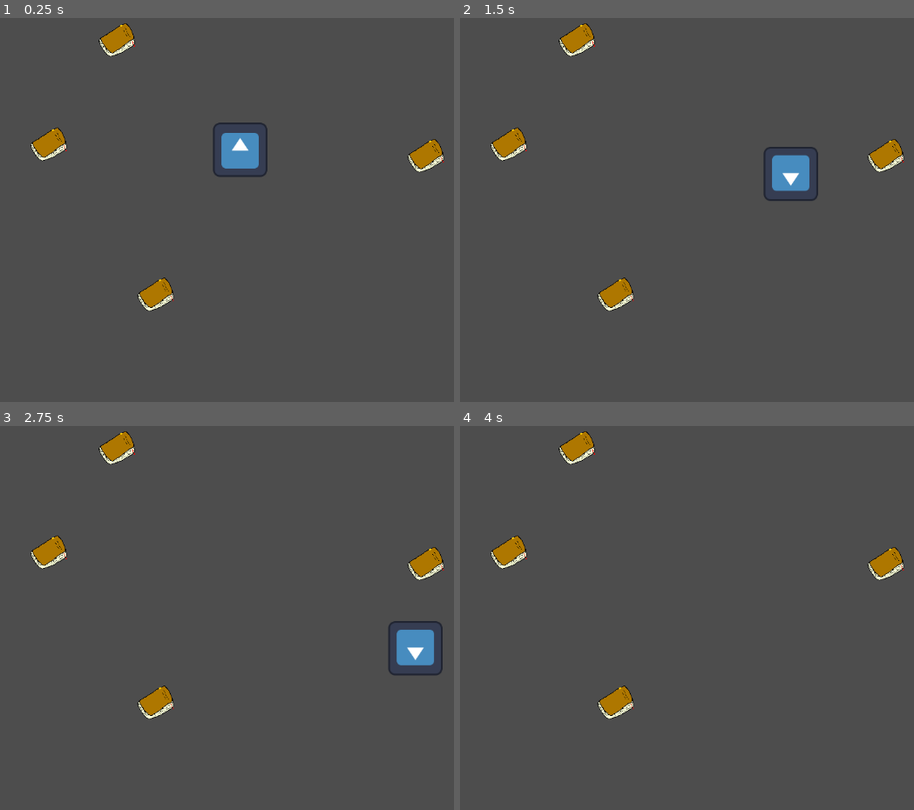
Above: before the commit, frames 1-4 (two rows, left to right).
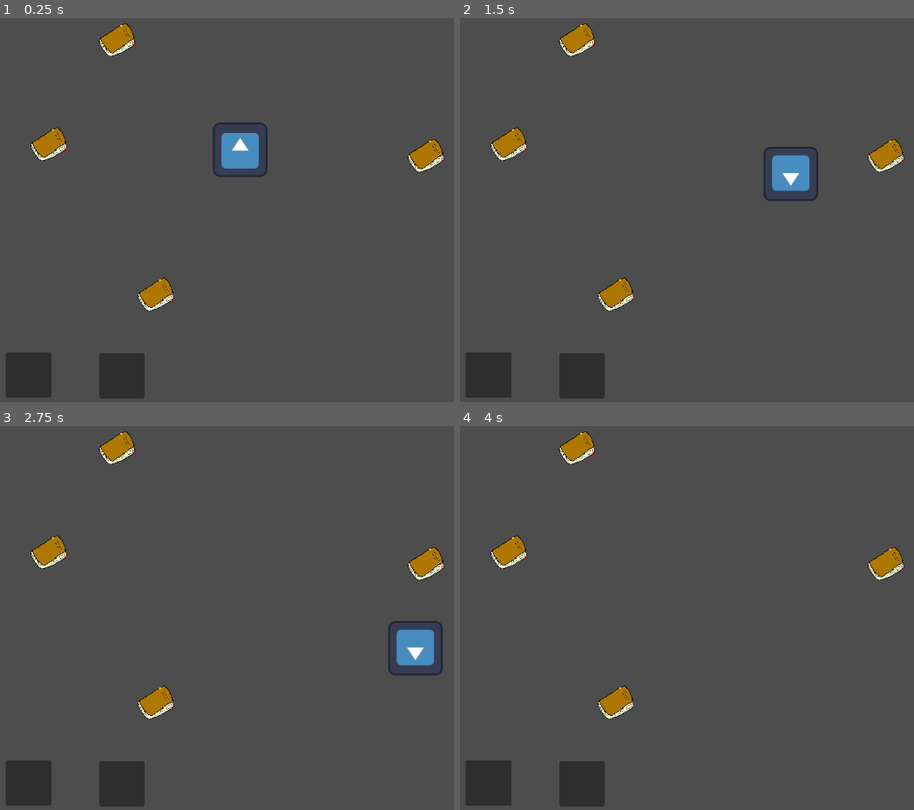
Above: after the commit, the same moments.

Repository: UrtaroPrograms/Library-of-Doppelgangers
Game: Godot game, scene res://Escenas/escena_testeo.tscn
Same seed, same stepped clock (60 frames per second), same inputs: the game is played once before the commit and once after it. Before the commit the project starts from res://escena_testeo.tscn. The engine's default icon, where the game draws it, is replaced by a stand-in: a white triangle on a blue panel in a dark square.
Inputs:
- Up to frame 1 (0.25 s): no input
- Up to frame 2 (1.5 s): tap Enter at 0.5 s; hold Right (move_right) 0.53-1.28 s; tap Z (Interact) at 0.6, 1.35 s; hold Down (move_down) from 1.28 s (still down)
- Up to frame 3 (2.75 s): release Down (move_down) at 2.03 s; hold Right (move_right) from 2.03 s (still down); tap Z (Interact) at 2.1 s
- Up to frame 4 (4 s): release Right (move_right) at 2.78 s; hold Up (move_up) 2.78-3.53 s; tap Z (Interact) at 2.85, 3.6 s; tap Space at 3.5 s; hold Left (move_left) from 3.53 s (still down)

The runs differ from the first frame. In frame 1, 2.4% of the frame differs, in the area x 1-32%, y 87-100%; in frame 2, 2.4%; in frame 3, 2.4%; in frame 4, 2.4%.

Commit message:
Añadido inventario funcional que puede recoger y soltar libros

Diff:
--- /dev/null
+++ b/library-of-doppelgangers/Escenas/escena_testeo.tscn
@@ -0,0 +1,40 @@
+[gd_scene format=3 uid="uid://mvd8byib56uy"]
+
+[ext_resource type="PackedScene" uid="uid://ccway7jxq37f8" path="res://Personaje_Jugable/personaje_jugable.tscn" id="1_k8ntl"]
+[ext_resource type="PackedScene" uid="uid://hh4n153k3tte" path="res://Objetos Interactuables/Libro/Libro.tscn" id="2_5n0i8"]
+[ext_resource type="PackedScene" uid="uid://c3rpxlgf30ooo" path="res://Personaje_Jugable/Inventario/inventario.tscn" id="3_im4fa"]
+
+[node name="Escena_testeo" type="Node2D" unique_id=83255710]
+
+[node name="PersonajeJugable" parent="." unique_id=1271527831 instance=ExtResource("1_k8ntl")]
+position = Vector2(405.99997, 230)
+
+[node name="Libro1" parent="." unique_id=53661918 groups=["Libros"] instance=ExtResource("2_5n0i8")]
+position = Vector2(201, 46)
+nombreDelLibro = "Las Aventuras de Pepe"
+longitud = "Medio"
+tematica = "Aventura"
+
+[node name="Libro2" parent="." unique_id=1650235712 groups=["Libros"] instance=ExtResource("2_5n0i8")]
+position = Vector2(712, 238)
+nombreDelLibro = "La Historia del Universo enterita"
+longitud = "Largo"
+tematica = "No-Ficción"
+
+[node name="Libro3" parent="." unique_id=792320326 groups=["Libros"] instance=ExtResource("2_5n0i8")]
+position = Vector2(265, 468)
+nombreDelLibro = "La Librería de los Doppelgangers"
+longitud = "Corto"
+tematica = "Terror"
+
+[node name="Libro4" parent="." unique_id=771331239 groups=["Libros"] instance=ExtResource("2_5n0i8")]
+position = Vector2(88, 219)
+nombreDelLibro = "El Percebe Feo"
+longitud = "Corto"
+tematica = "Tragedia"
+
+[node name="Inventario" parent="." unique_id=52916187 instance=ExtResource("3_im4fa")]
+offset_left = 29.0
+offset_top = 559.0
+offset_right = 69.0
+offset_bottom = 599.0
--- a/library-of-doppelgangers/Objetos Interactuables/Libro/libro.gd
+++ b/library-of-doppelgangers/Objetos Interactuables/Libro/libro.gd
@@ -1,6 +1,7 @@
 extends Interactable
 class_name Libro
 
+#TODO: Al añadir otros objetos, podríamos crear una clase de objetos recogibles, que todos compartan los métodos para entregar su apariencia y descripción, ya que el inventario las usa.
 #Creamos una clase Libro, la cual hereda de Interactable (Una clase general para todos los objetos con los que el jugador interactua al moverse).
 
 signal Recogido #Envía una señal al ser recogido
@@ -18,6 +19,16 @@
 	pass
 
 func interact():	#La función interact del libro lo hace emitir su señal de recolección y luego borrarse.
+	Recogido.emit(self)
 	#TODO: En realidad, primero debería chequear con el inventario si hay un espacio disponible, y solo si lo hay entonces debe eliminarse. Esto puede hacerse con una señal que se envíe al inventario, que luego responda con otra señal a un método para eliminar el libro de verdad.
-	Recogido.emit(nombreDelLibro,longitud,tematica)
+	#Recogido.emit(nombreDelLibro,longitud,tematica)
+	#queue_free()
+
+func _describe(): #El método Describe hace que el libro retorne su descripción en forma de un String. Lo llama el inventario para dar la descripción del libro.
+	return ("Nombre del Libro : \n" + nombreDelLibro + "\n\nLongitud: " + longitud + "\n\nTemática: " + tematica)
+
+func _giveAppearance():
+	return $Sprite2D.texture
+
+func _eliminar():	#Este método elimina el libro.
 	queue_free()
--- /dev/null
+++ b/library-of-doppelgangers/Personaje_Jugable/Inventario/inventario.gd
@@ -0,0 +1,45 @@
+extends Control
+
+var slot1Ocupado = false
+var slot2Ocupado = false
+
+var itemSlot1: Object
+var itemSlot2: Object
+
+# Called when the node enters the scene tree for the first time.
+func _ready() -> void:
+	var Libros = get_tree().get_nodes_in_group("Libros")	#Creamos un array llamado "Libros", el cual contiene todos los miembros del grupo Libros en la escena
+	for iteration in Libros:		#Para cada libro, conectamos su señal "Recogido" con el método "_recogerLibro"
+		iteration.connect("Recogido",_acquireItem)
+
+	$Slot1._emptySlot()
+	$Slot2._emptySlot()
+
+# Called every frame. 'delta' is the elapsed time since the previous frame.
+func _process(delta: float) -> void:
+	pass
+
+
+func _acquireItem(item: Object):	#El método acquireItem chequea si hay un espacio vacío en el inventario. Si lo hay, añade el objeto al slot y le pide al item que se elimine. Si no lo hay, printea un mensaje en la consola.
+	if !slot1Ocupado:
+		$Slot1._addItem(item)
+		itemSlot1 = item
+		slot1Ocupado = true
+		item.call("_eliminar")
+	else: if !slot2Ocupado:
+		$Slot2._addItem(item)
+		itemSlot2 = item
+		item.call("_eliminar")
+		slot2Ocupado = true
+	else:
+		print("El inventario está lleno!")
+
+func _dropItem(slot: int):	#El método _dropItem recibe un slot (determinado por un int) y lo vacía.
+	if(slot==1):
+		itemSlot1 = null
+		slot1Ocupado = false
+		$Slot1._emptySlot()
+	if(slot==2):
+		itemSlot2 = null
+		slot2Ocupado = false
+		$Slot2._emptySlot()
--- /dev/null
+++ b/library-of-doppelgangers/Personaje_Jugable/Inventario/inventario.tscn
@@ -0,0 +1,65 @@
+[gd_scene format=3 uid="uid://c3rpxlgf30ooo"]
+
+[ext_resource type="Script" uid="uid://b46v5nn2ld6y1" path="res://Personaje_Jugable/Inventario/inventario.gd" id="1_bnejn"]
+[ext_resource type="Script" uid="uid://bwlsotjuf2885" path="res://Personaje_Jugable/Inventario/slot_inventario.gd" id="2_r7ghh"]
+[ext_resource type="Texture2D" uid="uid://dso7aeqj6v7w4" path="res://Objetos Interactuables/Libro/Libro Placeholder.png" id="3_bmj48"]
+
+[node name="Inventario" type="Control" unique_id=52916187]
+layout_mode = 3
+anchors_preset = 0
+offset_left = 12.0
+offset_right = 52.0
+offset_bottom = 40.0
+script = ExtResource("1_bnejn")
+
+[node name="Slot1" type="PanelContainer" parent="." unique_id=1783860121]
+layout_direction = 2
+layout_mode = 0
+offset_left = -11.0
+offset_top = 7.0
+offset_right = 65.0
+offset_bottom = 82.0
+script = ExtResource("2_r7ghh")
+
+[node name="TextureRect" type="TextureRect" parent="Slot1" unique_id=1406306829]
+layout_mode = 2
+texture = ExtResource("3_bmj48")
+expand_mode = 3
+
+[node name="RichTextLabel" type="RichTextLabel" parent="Slot1/TextureRect" unique_id=1821721244]
+layout_mode = 0
+offset_left = 2.0
+offset_top = -132.0
+offset_right = 156.0
+theme_override_font_sizes/normal_font_size = 10
+theme_override_font_sizes/bold_font_size = 8
+text = "Hooo boy
+I really love
+Being a HUD
+element!"
+
+[node name="Slot2" type="PanelContainer" parent="." unique_id=783628041]
+layout_direction = 2
+layout_mode = 0
+offset_left = 144.0
+offset_top = 8.0
+offset_right = 219.0
+offset_bottom = 83.0
+script = ExtResource("2_r7ghh")
+
+[node name="TextureRect" type="TextureRect" parent="Slot2" unique_id=1087307077]
+layout_mode = 2
+texture = ExtResource("3_bmj48")
+expand_mode = 3
+
+[node name="RichTextLabel" type="RichTextLabel" parent="Slot2/TextureRect" unique_id=1243733380]
+layout_mode = 0
+offset_left = 2.0
+offset_top = -132.0
+offset_right = 156.0
+theme_override_font_sizes/normal_font_size = 10
+theme_override_font_sizes/bold_font_size = 8
+text = "Hooo boy
+I really love
+Being a HUD
+element!"
--- /dev/null
+++ b/library-of-doppelgangers/Personaje_Jugable/Inventario/slot_inventario.gd
@@ -0,0 +1,19 @@
+extends PanelContainer
+
+
+# Called when the node enters the scene tree for the first time.
+func _ready() -> void:
+	pass # Replace with function body.
+
+
+# Called every frame. 'delta' is the elapsed time since the previous frame.
+func _process(delta: float) -> void:
+	pass
+
+func _addItem(item):	#Función para añadir un objeto al inventario. Es solo la parte visual.
+	$TextureRect.texture = item._giveAppearance()
+	$TextureRect/RichTextLabel.text = item._describe()
+
+func _emptySlot():	#Borra la imagen y el texto en el slot. Es solo visual, el inventario mismo se encarga de la lógica.
+	$TextureRect.texture = null
+	$TextureRect/RichTextLabel.text = ""
--- a/library-of-doppelgangers/Personaje_Jugable/personaje_jugable.gd
+++ b/library-of-doppelgangers/Personaje_Jugable/personaje_jugable.gd
@@ -8,6 +8,7 @@
 	var Libros = get_tree().get_nodes_in_group("Libros")	#Creamos un array llamado "Libros", el cual contiene todos los miembros del grupo Libros en la escena
 	for iteration in Libros:		#Para cada libro, conectamos su señal "Recogido" con el método "_recogerLibro"
 		iteration.connect("Recogido",_recogerLibro)
+	var Inventario = get_tree()
 
 func _physics_process(delta: float) -> void:
 	# Get the input direction and handle the movement/deceleration.
@@ -46,10 +47,8 @@
 func _turnRaycast(angle: int):
 	$RayCast2D.rotation_degrees = angle
 
-func _recogerLibro(nombreDelLibro, longitud, tematica):	#TODO:El método _recogerlibro, por ahora simplemente printea los datos del libro. Sin embargo, en un futuro los pasará al inventario, cuando lo tenga hecho.
-	print("Nombre del libro: " + nombreDelLibro)
-	print("Longitud: " + longitud)
-	print("Temática: " + tematica)
+func _recogerLibro(libro: Libro):	#TODO:El método _recogerlibro, por ahora simplemente printea los datos del libro. Sin embargo, en un futuro los pasará al inventario, cuando lo tenga hecho.
+	pass
 
 	#var horizontalDirection := Input.get_axis("move_left", "move_right")
 	#if horizontalDirection:
--- a/library-of-doppelgangers/escena_testeo.tscn
+++ /dev/null
@@ -1,33 +0,0 @@
-[gd_scene format=3 uid="uid://mvd8byib56uy"]
-
-[ext_resource type="PackedScene" uid="uid://ccway7jxq37f8" path="res://Personaje_Jugable/personaje_jugable.tscn" id="1_t8kak"]
-[ext_resource type="PackedScene" uid="uid://hh4n153k3tte" path="res://Objetos Interactuables/Libro/Libro.tscn" id="2_vggpp"]
-
-[node name="Escena_testeo" type="Node2D" unique_id=83255710]
-
-[node name="PersonajeJugable" parent="." unique_id=1271527831 instance=ExtResource("1_t8kak")]
-position = Vector2(405.99997, 230)
-
-[node name="Libro1" parent="." unique_id=53661918 groups=["Libros"] instance=ExtResource("2_vggpp")]
-position = Vector2(201, 46)
-nombreDelLibro = "Las Aventuras de Pepe"
-longitud = "Medio"
-tematica = "Aventura"
-
-[node name="Libro2" parent="." unique_id=1650235712 groups=["Libros"] instance=ExtResource("2_vggpp")]
-position = Vector2(712, 238)
-nombreDelLibro = "La Historia del Universo enterita"
-longitud = "Largo"
-tematica = "No-Ficción"
-
-[node name="Libro3" parent="." unique_id=792320326 groups=["Libros"] instance=ExtResource("2_vggpp")]
-position = Vector2(265, 468)
-nombreDelLibro = "La Librería de los Doppelgangers"
-longitud = "Corto"
-tematica = "Terror"
-
-[node name="Libro4" parent="." unique_id=771331239 groups=["Libros"] instance=ExtResource("2_vggpp")]
-position = Vector2(88, 219)
-nombreDelLibro = "El Percebe Feo"
-longitud = "Corto"
-tematica = "Tragedia"
Not shown, added: library-of-doppelgangers/Personaje_Jugable/Inventario/inventario.gd.uid
Not shown, added: library-of-doppelgangers/Personaje_Jugable/Inventario/slot_inventario.gd.uid
